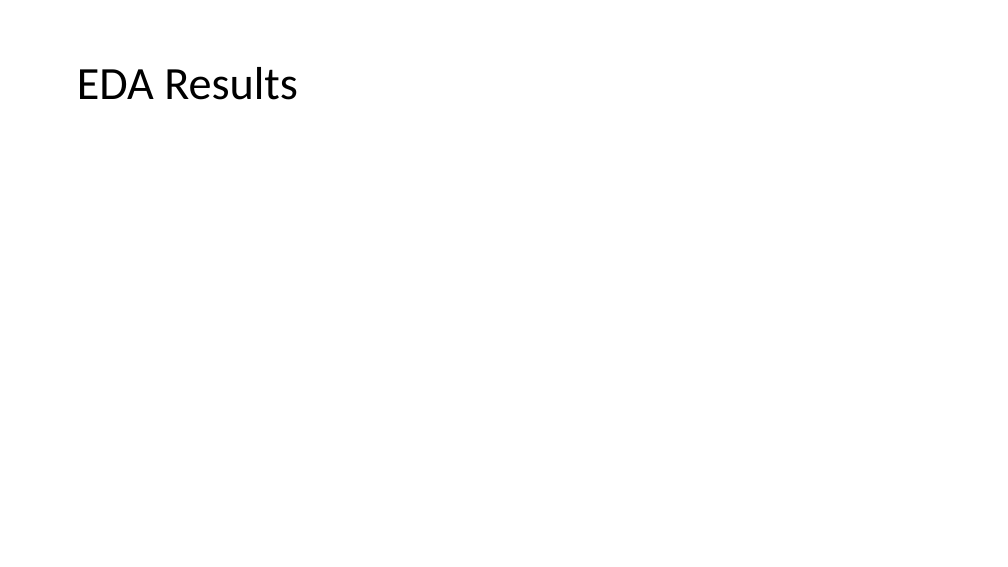
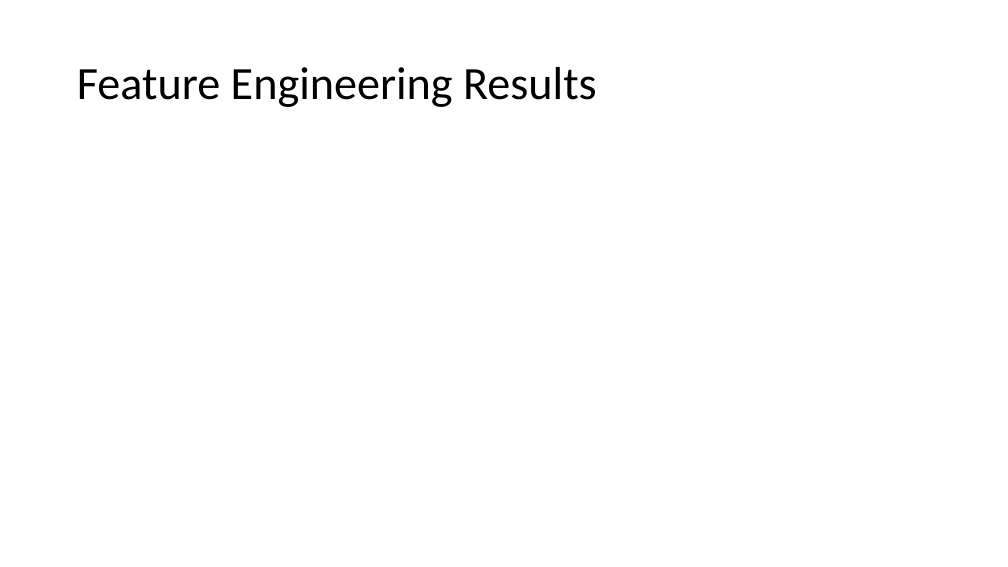
Before and after one commit to ejdoff/cyberhunt2021, a slide deck: slide 12 of ATW_APT_Presentation/EDA-Presentation.pptx (slide 11 before the commit). Drawn at 1008x567 pixels with LibreOffice and Linux fonts; fonts in the diff are those of the drawing. Boxes give left, top, right and bottom in pixels: in the first picture for what was removed or moved away, otherwise in the second. Text is boxed around its words. In the diff, an @@ line names an element or a change of style, - is before the commit and + after.

```diff
--- a/ATW_APT_Presentation/EDA-Presentation.pptx
+++ b/ATW_APT_Presentation/EDA-Presentation.pptx
@@ title at (x1=77, y1=67, x2=597, y2=107): text changed @@
-EDA Results
+Feature Engineering Results
```
Also in this commit, not shown: 3 other slides changed, 1 slide added.
